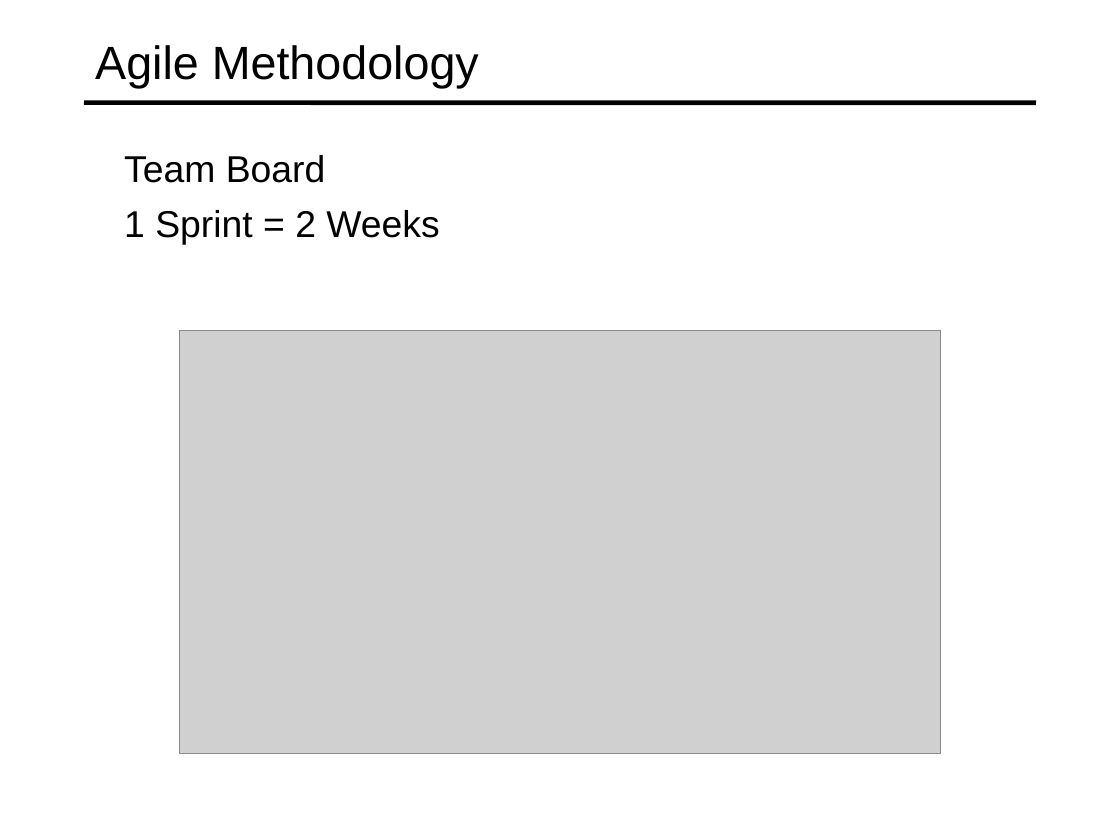
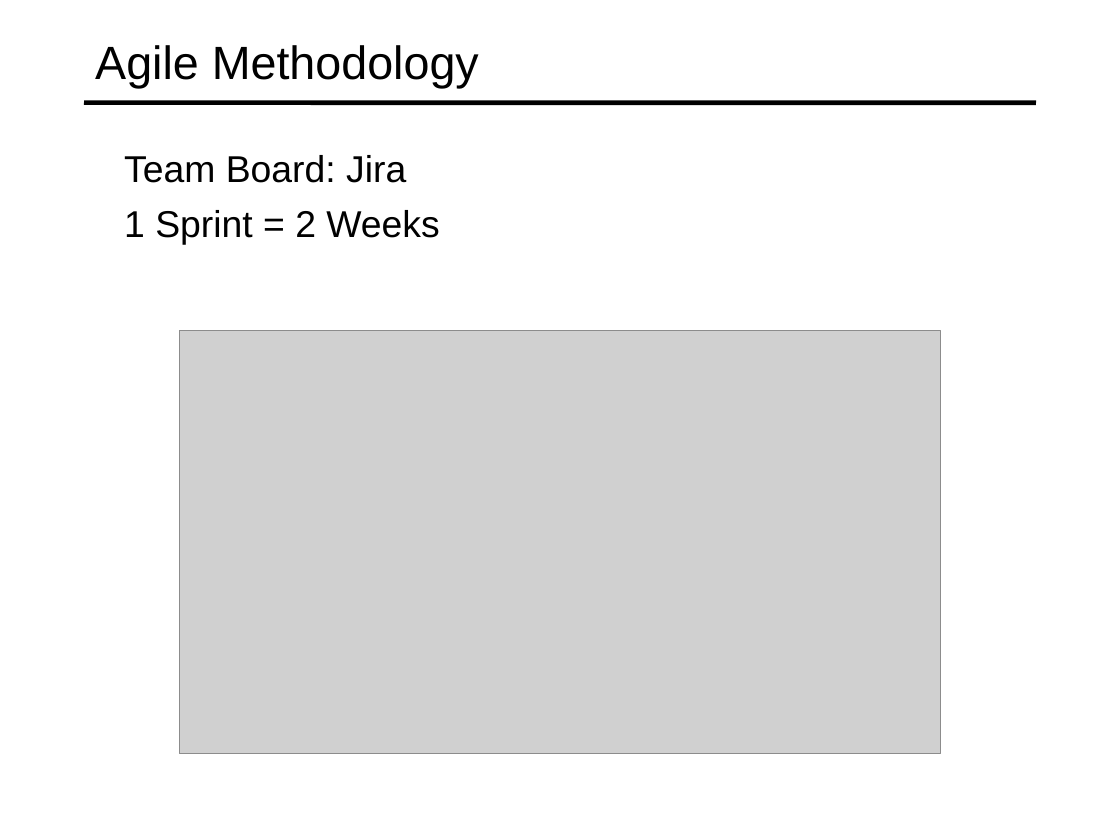
Before and after one commit to specter01wj/Jago_Link_Training, a slide deck: slide 4 of Angular/Interview Lectures/Work Flow/Work Flow.ppt. Drawn at 1120x840 pixels with LibreOffice and Linux fonts; fonts in the diff are those of the drawing; grey boxes stand for pictures. Boxes give left, top, right and bottom in pixels: in the first picture for what was removed or moved away, otherwise in the second. Text is boxed around its words. In the diff, an @@ line names an element or a change of style, - is before the commit and + after.

```diff
--- a/Angular/Interview Lectures/Work Flow/Work Flow.ppt
+++ b/Angular/Interview Lectures/Work Flow/Work Flow.ppt
@@ text at <box>124,155,406,183</box>: text changed @@
-  Team Board
+  Team Board: Jira
```
Also in this commit, not shown: 6 other files.
